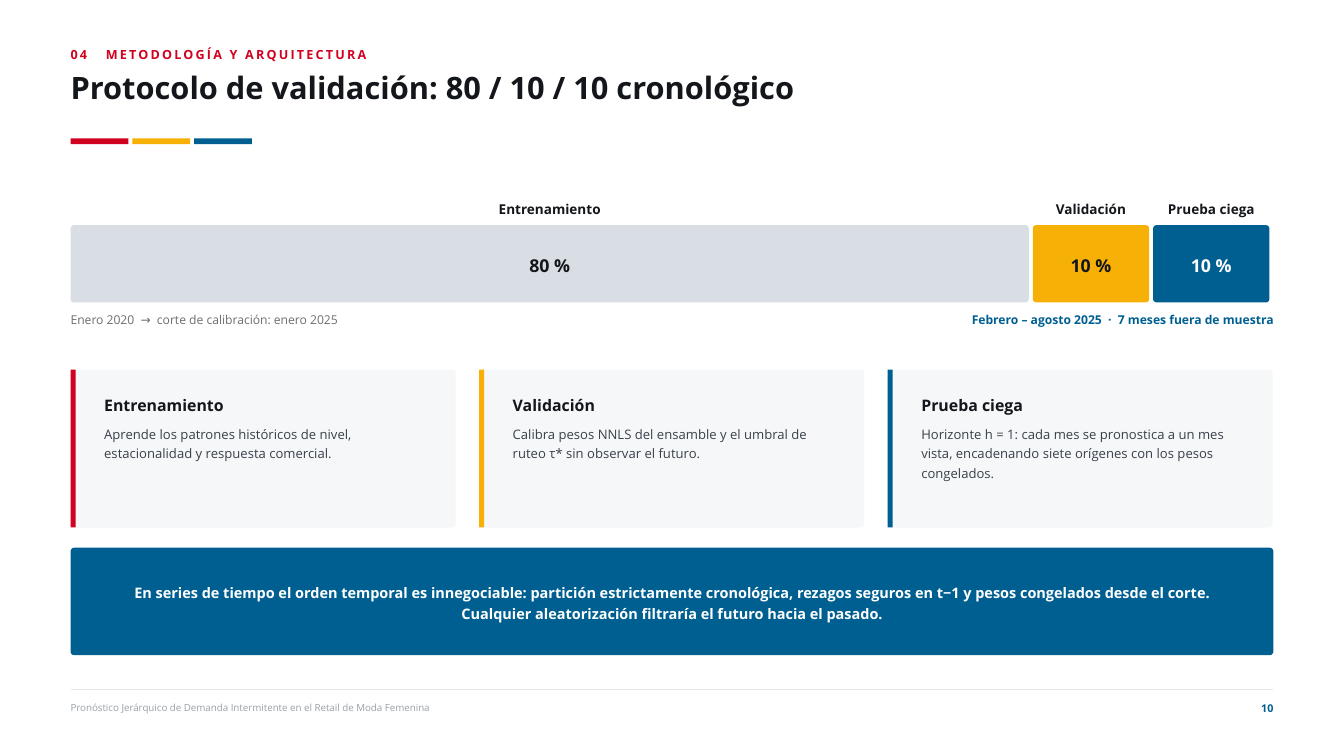
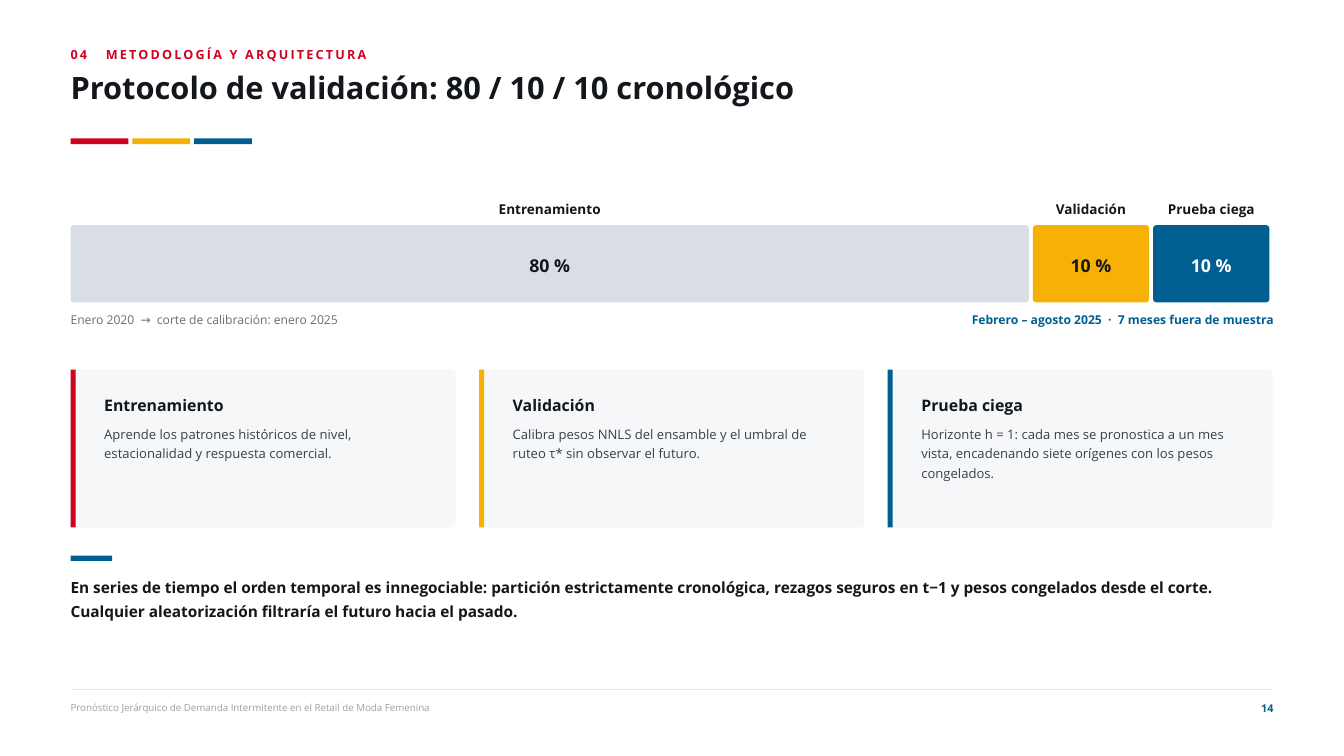
Before and after one commit to joako0o/PPT, a slide deck: slide 14 of Defensa_Tesis_Estructurada.pptx (slide 10 before the commit). Drawn at 1344x756 pixels with LibreOffice and Linux fonts; fonts in the diff are those of the drawing. Boxes give left, top, right and bottom in pixels: in the first picture for what was removed or moved away, otherwise in the second. Text is boxed around its words. In the diff, an @@ line names an element or a change of style, - is before the commit and + after.

```diff
--- a/Defensa_Tesis_Estructurada.pptx
+++ b/Defensa_Tesis_Estructurada.pptx
@@ rounded rectangle removed at (x1=71, y1=548, x2=1273, y2=655) @@
@@ rectangle added at (x1=71, y1=556, x2=112, y2=560), fill #005F91 @@
@@ text "En series de tiempo el ..." moved from (x1=134, y1=587, x2=1210, y2=623) to (x1=71, y1=581, x2=1212, y2=621) @@
@@ text "En series de tiempo el ..." at (x1=71, y1=581, x2=1212, y2=621): size 15.5 to 16.5 pt, text colour #FFFFFF to #13161B; alignment centre to left; line spacing 1.18 to 1.28; vertical alignment middle to top @@
@@ text at (x1=1261, y1=704, x2=1273, y2=712): text changed @@
-10
+14
```
Also in this commit, not shown: 35 other slides changed, 6 slides added, 4 other files.
